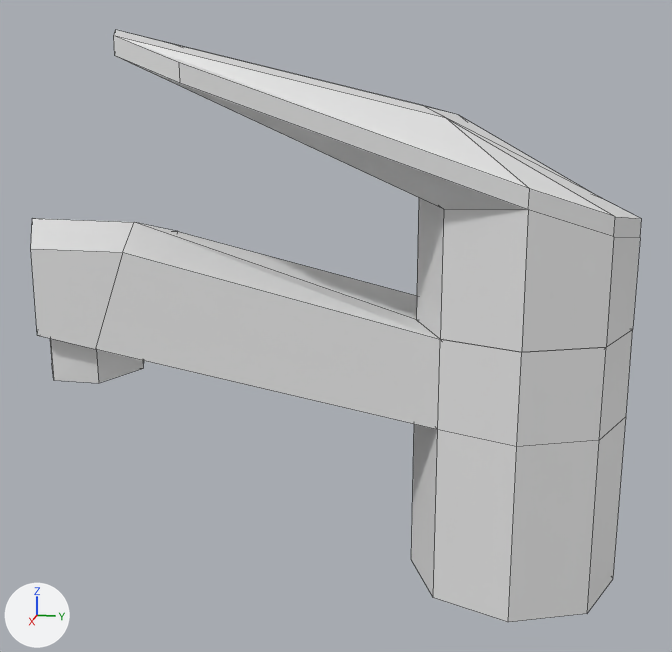
What one commit did to the Blender file resources/meshes/animatedFaucet01.blend.
One viewpoint serves both versions: a camera (50 mm lens) standing at (0.2328, -0.1043, 1.0166) and looking at (0.0002, -0.1508, 0.9585). Arrows for +X, +Y and +Z are at lower left; the lights stay in place. Mesh edges are drawn as thin lines.

The scene before the commit, as lines of its bpy script (objects in view):
```python
me_animatedfaucet01 = bpy.data.meshes.new('animatedFaucet01')
me_animatedfaucet01.from_pydata(...)  # 92 vertices, 94 faces; spans x -0.027..0.027, y -0.235..-0.076, z 0.893..1.033
ob_animatedfaucet01 = bpy.data.objects.new('animatedFaucet01', me_animatedfaucet01)
ob_animatedfaucet01.location = (0.0, 0.0, 0.0)
```
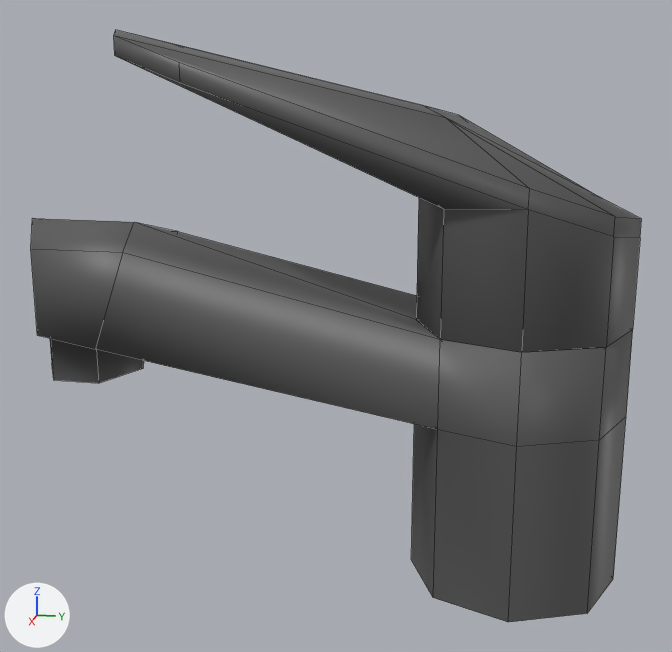
Patch to the scene script:
```diff
--- a/resources/meshes/animatedFaucet01.blend.py
+++ b/resources/meshes/animatedFaucet01.blend.py
@@ mat_metalironrough @@
+mat_metalironrough = principled_material('metalIronRough')
+mat_metalironrough.base_color = (0.105, 0.105, 0.105)  # dark grey #5b5b5b
+mat_metalironrough.metallic = 0.125
+mat_metalironrough.coat_weight = 0.025
@@ me_animatedfaucet01 @@
 me_animatedfaucet01.from_pydata(...)  # 92 vertices, 94 faces; spans x -0.027..0.027, y -0.235..-0.076, z 0.893..1.033
 # used by ob_animatedfaucet01; location = (0.0, 0.0, 0.0)
+# me_animatedfaucet01 part 1: all faces are now shaded smooth (94 of 94 changed)
+me_animatedfaucet01.materials.append(mat_metalironrough)  # dark grey #5b5b5b
```

Location of each change, [x1, y1, x2, y2] in pixels of the pictures (672 x 652 px):
'animatedFaucet01', recoloured, shading changed
    both: [31, 30, 641, 622]
